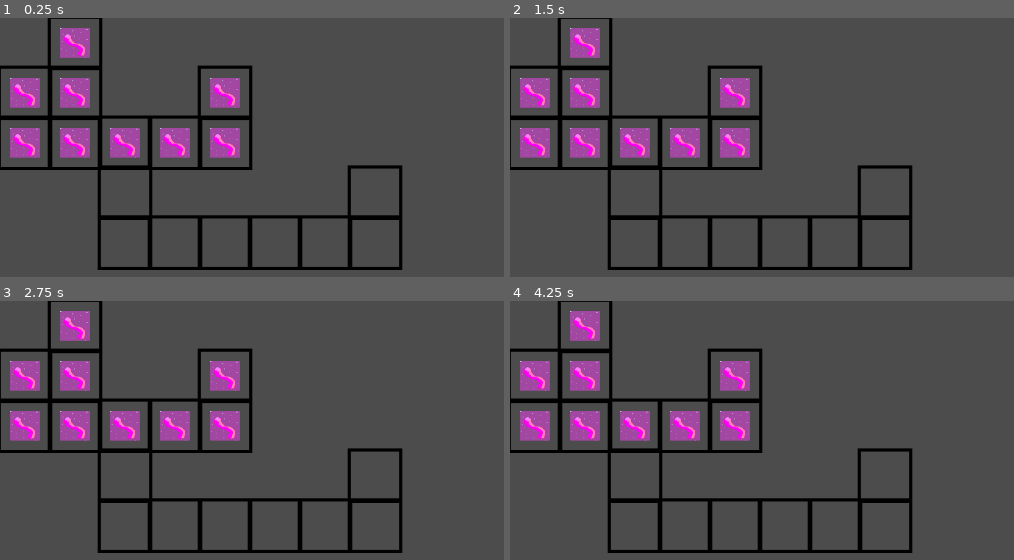
Above: before the commit, frames 1-4 (two rows, left to right).
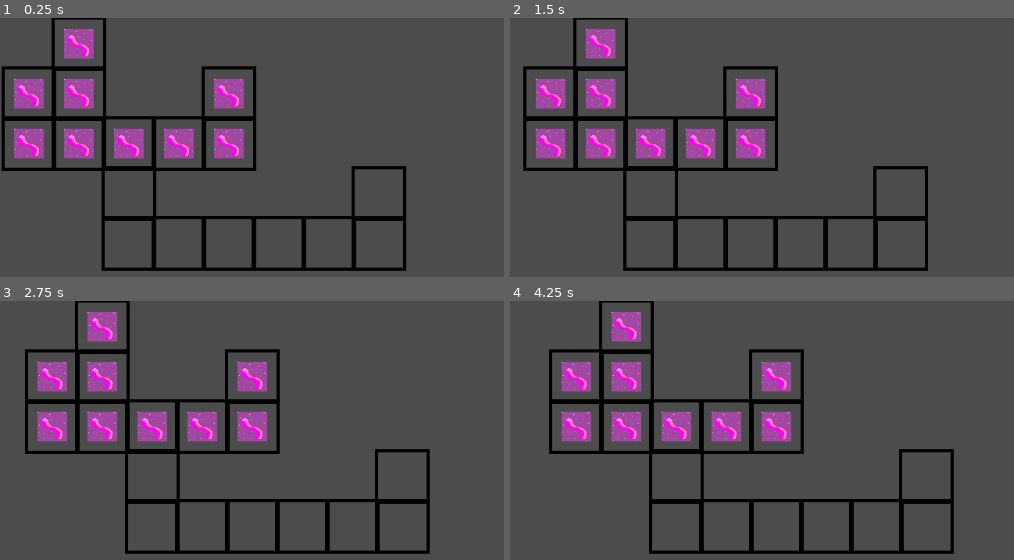
Above: after the commit, the same moments.

Repository: Airtoum/BoardGameMashup
Game: Godot game, scene res://Levels/_Test_A.tscn
Two runs of this game, one before a commit and one after it. Both use one fixed random seed, a clock stepped at 60 frames per second and the inputs below.
Inputs:
- Up to frame 1 (0.25 s): no input
- Up to frame 2 (1.5 s): no input
- Up to frame 3 (2.75 s): no input
- Up to frame 4 (4.25 s): no input

The runs differ from the first frame. In frame 1, 12% of the frame differs, in the area x 0-81%, y 0-98%; in frame 2, 15%; in frame 3, 18%; in frame 4, 18%, in the area x 0-89%, y 0-98%.

Commit message:
NOW pieces know which space they're on

Diff:
--- a/BoardGameMishMash/Components/PieceComponent.gd
+++ b/BoardGameMishMash/Components/PieceComponent.gd
@@ -28,8 +28,8 @@
 	return get_parent().position
 
 func move_to(grid_position):
-	var new_space = board.get_space_at_pos(grid_position)
+	var new_space = board.get_space_at_pos(grid_position, false)
 	if new_space:
-		location = new_space
+		location = new_space.get_node("SpaceComponent")
 	else:
 		push_warning("Warning! Piece " + get_parent().name + " tried to move into a spot without a space!")
--- a/BoardGameMishMash/Entities/GamePart.gd
+++ b/BoardGameMishMash/Entities/GamePart.gd
@@ -10,7 +10,8 @@
 
 # Called every frame. 'delta' is the elapsed time since the previous frame.
 func _process(delta):
-	pass
+	if self.is_in_group("Space"):
+		position.x += 0.2
 
 
 func set_board_variable(board):
@@ -23,5 +24,8 @@
 
 func set_location(grid_position):
 	var piece_component = get_node_or_null("PieceComponent")
+	var space_component = get_node_or_null("SpaceComponent")
 	if piece_component:
 		piece_component.move_to(grid_position)
+	if space_component:
+		space_component.board_position = grid_position
--- a/BoardGameMishMash/Levels/_Test_A.tscn
+++ b/BoardGameMishMash/Levels/_Test_A.tscn
@@ -5,6 +5,7 @@
 [ext_resource path="res://Entities/BottomBoard/BottomBoard.tscn" type="PackedScene" id=3]
 
 [node name="Test A" type="Node2D"]
+position = Vector2( 2, 1 )
 script = ExtResource( 1 )
 top_board_path = NodePath("TopBoard")
 btm_board_path = NodePath("BottomBoard")
